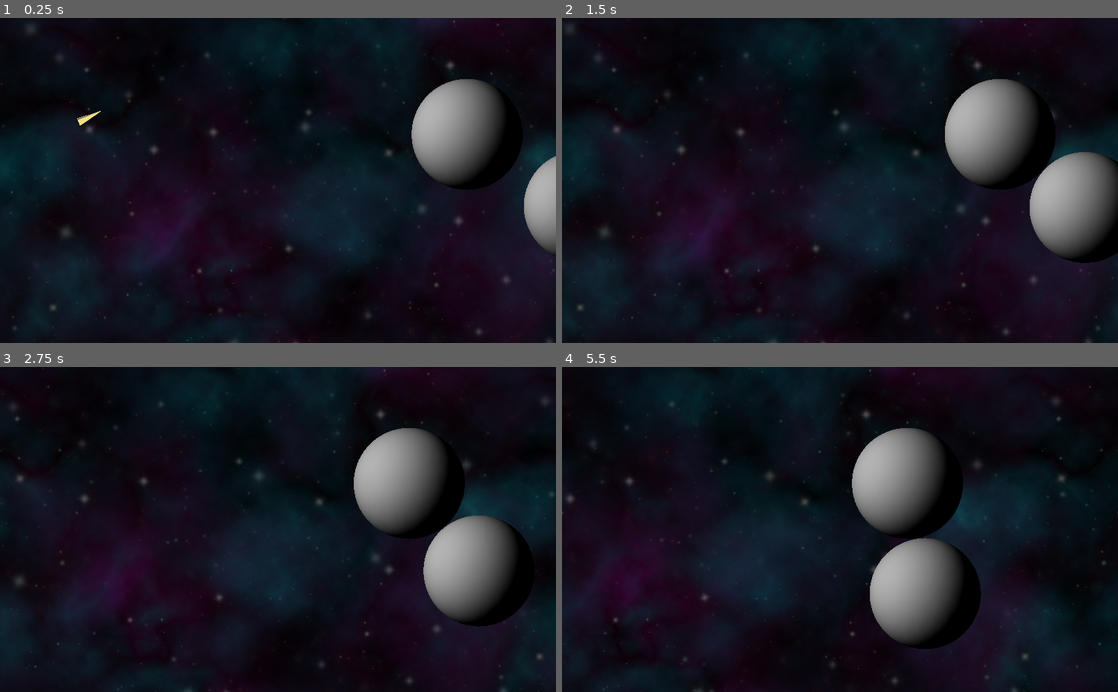
Above: before the commit, frames 1-4 (two rows, left to right).
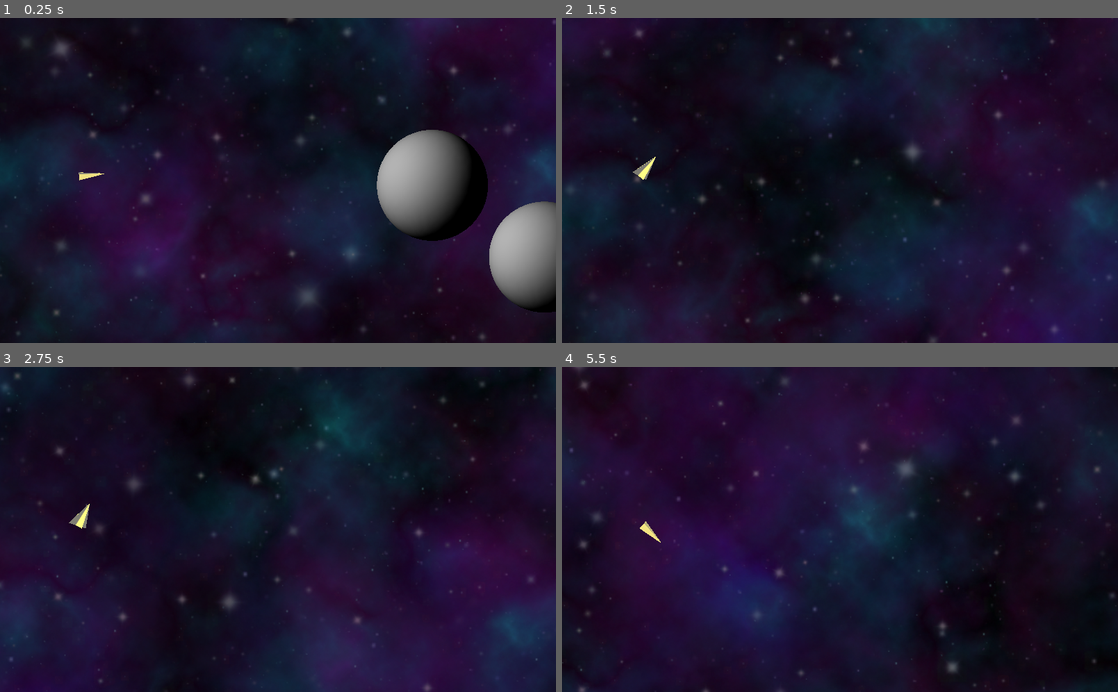
Above: after the commit, the same moments.

Repository: RichoM/godot-PhysicalBits-plugin
Game: Godot game, scene res://Main.tscn
The game is run twice, just before and just after one commit, with the same random seed, the same clock (stepped at 60 frames per second) and the same inputs.
Inputs:
- Up to frame 1 (0.25 s): no input
- Up to frame 2 (1.5 s): hold Space (movement_up) 0.53-1.28 s
- Up to frame 3 (2.75 s): hold Space (movement_up) from 2.03 s (still down)
- Up to frame 4 (5.5 s): release Space (movement_up) at 3.53 s

The runs differ from the first frame. In frame 1, 26% of the frame differs, in the area x 0-100%, y 0-100%; in frame 2, 37%; in frame 3, 41%; in frame 4, 56%.

Commit message:
Improved airplane and background movement

Diff:
--- a/Main.tscn
+++ b/Main.tscn
@@ -7,18 +7,9 @@
 [ext_resource path="res://space_noise/space_noise_2.tres" type="Material" id=5]
 [ext_resource path="res://airplane/legalpad.jpg" type="Texture" id=6]
 [ext_resource path="res://asteroid.tscn" type="PackedScene" id=7]
+[ext_resource path="res://space_noise.gd" type="Script" id=8]
 
-[sub_resource type="Environment" id=1]
-background_mode = 1
-ambient_light_energy = 0.0
-glow_intensity = 1.6
-glow_bloom = 0.2
-glow_blend_mode = 0
-adjustment_saturation = 1.35
-
-[sub_resource type="PlaneMesh" id=2]
-
-[sub_resource type="SpatialMaterial" id=3]
+[sub_resource type="SpatialMaterial" id=1]
 flags_vertex_lighting = true
 params_diffuse_mode = 4
 params_specular_mode = 3
@@ -30,32 +21,20 @@
 emission_operator = 0
 emission_on_uv2 = false
 
-[sub_resource type="BoxShape" id=4]
+[sub_resource type="BoxShape" id=2]
 extents = Vector3( 0.0205623, 0.00726444, 0.0313064 )
 
+[sub_resource type="Environment" id=3]
+background_mode = 1
+ambient_light_energy = 0.0
+glow_intensity = 1.6
+glow_bloom = 0.2
+glow_blend_mode = 0
+adjustment_saturation = 1.35
+
+[sub_resource type="PlaneMesh" id=4]
+
 [node name="Spatial" type="Spatial"]
-
-[node name="Camera" type="Camera" parent="."]
-transform = Transform( 1, 0, 0, 0, 1, 0, 0, 0, 1, 0, 0, 0.5 )
-keep_aspect = 0
-environment = SubResource( 1 )
-projection = 1
-
-[node name="space_noise_0" type="MeshInstance" parent="."]
-transform = Transform( 1, 0, 0, 0, -1.62921e-07, -1, 0, 1, -1.62921e-07, 0, 0, -3 )
-visible = false
-mesh = SubResource( 2 )
-material/0 = ExtResource( 4 )
-
-[node name="space_noise_1" type="MeshInstance" parent="."]
-transform = Transform( 1, 0, 0, 0, -1.62921e-07, -1, 0, 1, -1.62921e-07, 0, 0, -2 )
-mesh = SubResource( 2 )
-material/0 = ExtResource( 3 )
-
-[node name="space_noise_2" type="MeshInstance" parent="."]
-transform = Transform( 1, 0, 0, 0, -1.62921e-07, -1, 0, 1, -1.62921e-07, 0, 0, -1 )
-mesh = SubResource( 2 )
-material/0 = ExtResource( 5 )
 
 [node name="DirectionalLight" type="DirectionalLight" parent="."]
 transform = Transform( 0.396038, 0.59109, -0.702686, -0.532465, 0.771291, 0.3487, 0.748088, 0.236057, 0.620195, 0, 0, 0 )
@@ -70,11 +49,41 @@
 [node name="mesh" type="MeshInstance" parent="airplane/rotation"]
 transform = Transform( -0.976915, 0.213627, -7.78829e-07, 0.213627, 0.976915, 1.39217e-07, 3.95295e-07, -1.51878e-08, -2, 0.0198058, -0.0113749, -0.000543505 )
 mesh = ExtResource( 2 )
-material/0 = SubResource( 3 )
+material/0 = SubResource( 1 )
 
 [node name="CollisionShape" type="CollisionShape" parent="airplane"]
 transform = Transform( 1, 0, 0, 0, 1, 0, 0, 0, 1, 0.019, 0, 0 )
-shape = SubResource( 4 )
+shape = SubResource( 2 )
+
+[node name="Camera" type="Camera" parent="airplane"]
+transform = Transform( 1, 0, 0, 0, 1, 0, 0, 0, 1, 0.357, -0.005, 0.5 )
+keep_aspect = 0
+environment = SubResource( 3 )
+projection = 1
+
+[node name="space_noise" type="Spatial" parent="airplane/Camera"]
+transform = Transform( 1, 0, 0, 0, 1, 0, 0, 0, 1, 0, 0, -0.5 )
+
+[node name="space_noise_0" type="MeshInstance" parent="airplane/Camera/space_noise"]
+transform = Transform( 1, 0, 0, 0, -1.62921e-07, -1, 0, 1, -1.62921e-07, 0, 0, -3 )
+mesh = SubResource( 4 )
+material/0 = ExtResource( 4 )
+script = ExtResource( 8 )
+speed = 0.3
+
+[node name="space_noise_1" type="MeshInstance" parent="airplane/Camera/space_noise"]
+transform = Transform( 1, 0, 0, 0, -1.62921e-07, -1, 0, 1, -1.62921e-07, 0, 0, -2 )
+mesh = SubResource( 4 )
+material/0 = ExtResource( 3 )
+script = ExtResource( 8 )
+speed = 0.2
+
+[node name="space_noise_2" type="MeshInstance" parent="airplane/Camera/space_noise"]
+transform = Transform( 1, 0, 0, 0, -1.62921e-07, -1, 0, 1, -1.62921e-07, 0, 0, -1 )
+mesh = SubResource( 4 )
+material/0 = ExtResource( 5 )
+script = ExtResource( 8 )
+speed = 0.1
 
 [node name="asteroid" parent="." instance=ExtResource( 7 )]
 transform = Transform( 1, 0, 0, 0, 1, 0, 0, 0, 1, 0.56284, -0.0461345, 0 )
--- a/airplane.gd
+++ b/airplane.gd
@@ -1,24 +1,40 @@
 extends Area
 
-const GRAVITY = -0.81
+const GRAVITY = -1
+const MIN_SPEED = deg2rad(-75)
+const MAX_SPEED = deg2rad(75)
 
 var time = 0
 var vel = 0.5
+
+var colliding = false
 
 func _ready():
 	pass
 
 func _process(delta):
 	if Input.is_action_pressed("movement_up"):
-		vel -= GRAVITY * delta
+		vel -= GRAVITY * 2 * delta
 	else:
 		vel += GRAVITY * delta
 
+	vel = clamp(vel, MIN_SPEED, MAX_SPEED)
+
+	var rot_z = (vel / (MAX_SPEED - MIN_SPEED) * 2)
+	$rotation.rotation.z = rot_z * 1.25
+
 	time += delta
-	$rotation.rotation.z = clamp(vel * 2, deg2rad(-90), deg2rad(90))
-	$rotation/mesh.rotation.x = sin(time * 2) / 5
+	$rotation/mesh.rotation.x = sin(time * 5) * abs(vel) * 0.4
 
-	translate_object_local(Vector3.UP * vel * delta)
+
+	translate_object_local(Vector3.UP * vel * delta + Vector3.RIGHT * 0.25 * delta)
+
+	var m = $rotation/mesh.get_surface_material(0)
+	if colliding:
+		m.albedo_color = Color(1.0, 0.0, 0.0, 1.0)
+	else:
+		m.albedo_color = Color("ffdb37")
 
 func _physics_process(delta):
-	print(get_overlapping_bodies().size())
+	# TODO(Richo): Bounce off collision
+	colliding = get_overlapping_bodies().size() > 0
--- /dev/null
+++ b/space_noise.gd
@@ -0,0 +1,9 @@
+extends MeshInstance
+
+export var speed = 1.0
+
+onready var material = get_surface_material(0)
+
+func _process(_delta):
+	var position = global_transform.origin
+	material.set("shader_param/uv1_offset", Vector3(position.x * speed, -position.y * speed, 0))
--- a/space_noise/space_noise.shader
+++ b/space_noise/space_noise.shader
@@ -12,6 +12,7 @@
 uniform vec3 uv2_offset;
 
 uniform float scroll_speed = 0.1;
+uniform vec2 scroll;
 
 void vertex() {
 	UV=UV*uv1_scale.xy+uv1_offset.xy;
@@ -19,7 +20,8 @@
 
 void fragment() {
 	vec2 base_uv = UV;
-	base_uv.x += TIME * scroll_speed;
+	base_uv.x += scroll.x * scroll_speed;
+	base_uv.y += scroll.y * scroll_speed;
 	vec4 albedo_tex = texture(texture_albedo,base_uv);
 	ALBEDO = albedo.rgb * albedo_tex.rgb;
 	METALLIC = metallic;
--- a/space_noise/space_noise_0.tres
+++ b/space_noise/space_noise_0.tres
@@ -15,4 +15,5 @@
 shader_param/uv2_scale = Vector3( 1, 1, 1 )
 shader_param/uv2_offset = Vector3( 0, 0, 0 )
 shader_param/scroll_speed = 0.01
+shader_param/scroll = null
 shader_param/texture_albedo = ExtResource( 1 )
--- a/space_noise/space_noise_1.tres
+++ b/space_noise/space_noise_1.tres
@@ -15,4 +15,5 @@
 shader_param/uv2_scale = Vector3( 1, 1, 1 )
 shader_param/uv2_offset = Vector3( 0, 0, 0 )
 shader_param/scroll_speed = 0.025
+shader_param/scroll = null
 shader_param/texture_albedo = ExtResource( 1 )
--- a/space_noise/space_noise_2.tres
+++ b/space_noise/space_noise_2.tres
@@ -15,4 +15,5 @@
 shader_param/uv2_scale = Vector3( 1, 1, 1 )
 shader_param/uv2_offset = Vector3( 0, 0, 0 )
 shader_param/scroll_speed = 0.05
+shader_param/scroll = null
 shader_param/texture_albedo = ExtResource( 1 )
--- a/testing.tscn
+++ b/testing.tscn
@@ -199,13 +199,14 @@
 mesh = SubResource( 1 )
 material/0 = SubResource( 15 )
 script = ExtResource( 2 )
+change_speed = 3
 
 [node name="MeshInstance2" type="MeshInstance" parent="."]
 transform = Transform( 0.136269, 0, 0.990672, 0, 1, 0, -0.990672, 0, 0.136269, 1.46067, 0, 0 )
 mesh = SubResource( 2 )
 material/0 = SubResource( 6 )
 script = ExtResource( 2 )
-change_speed = 2
+change_speed = 5
 
 [node name="DirectionalLight" type="DirectionalLight" parent="."]
 
Not shown: 1 places in Main.tscn that only renumber resources
